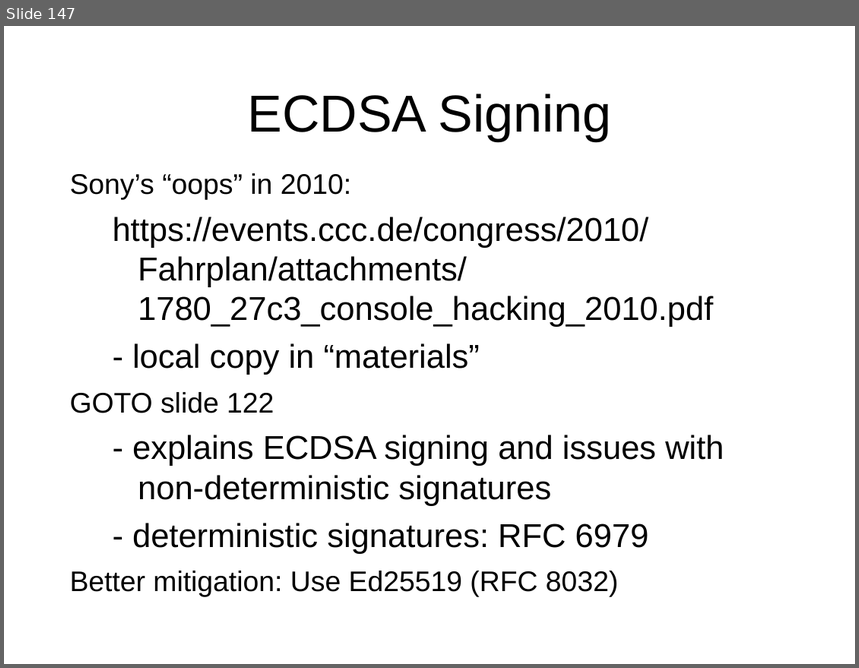
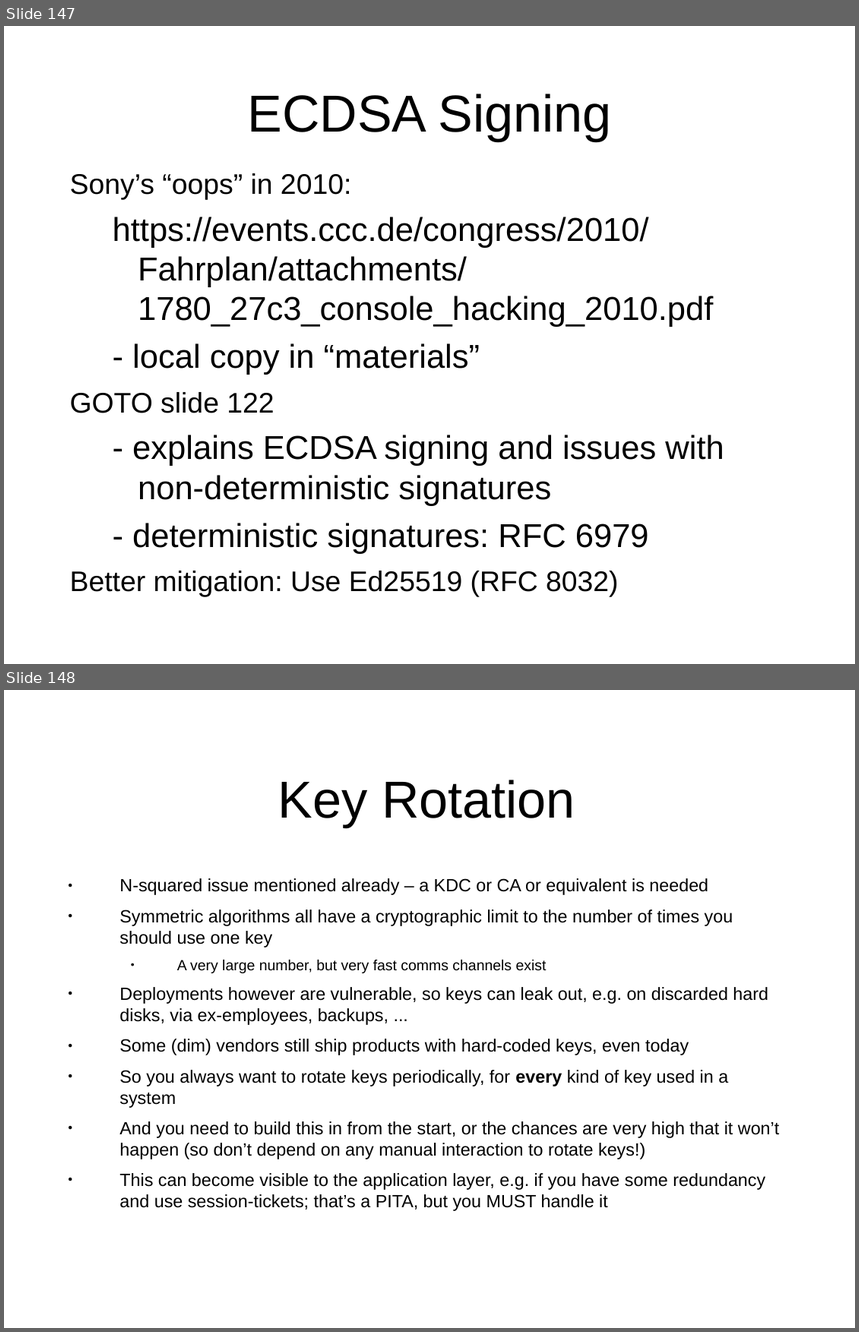
Before and after one commit to sftcd/cs7053, a slide deck: 2016lectures/03-crypto.ppt. Shown one above the other, each under a label of ours: slide 147 before the commit, slides 147 and 148 after it. The pictures are 859x668 and 859x1332 pixels, drawn with LibreOffice and Linux fonts; fonts in the diff are those of the drawing. Boxes give left, top, right and bottom in pixels: in the first picture for what was removed or moved away, otherwise in the second. Text is boxed around its words. In the diff, an @@ line names an element or a change of style, - is before the commit and + after.

Commit message:
updated crypto slides

```diff
--- a/2016lectures/03-crypto.ppt
+++ b/2016lectures/03-crypto.ppt
@@ slide 148 added at box(4, 690, 855, 1328), background #FFFFFF @@
@@ title added at box(278, 780, 576, 828), 44 pt, text #000000 @@
+Key Rotation
@@ text added at box(120, 878, 779, 1211), 15 pt, text #000000 @@
+● N-squared issue mentioned already – a KDC or CA or equivalent is needed
+● Symmetric algorithms all have a cryptographic limit to the number of times you should use one key
+  ● A very large number, but very fast comms channels exist
+● Deployments however are vulnerable, so keys can leak out, e.g. on discarded hard disks, via ex-employees, backups, ...
+● Some (dim) vendors still ship products with hard-coded keys, even today
+● So you always want to rotate keys periodically, for every kind of key used in a system
+● And you need to build this in from the start, or the chances are very high that it won’t happen (so don’t depend on any manual interaction to rotate keys!)
+● This can become visible to the application layer, e.g. if you have some redundancy and use session-tickets; that’s a PITA, but you MUST handle it
```
Also in this commit, not shown: 74 slides changed, 1 other slide added, 3 other files.
